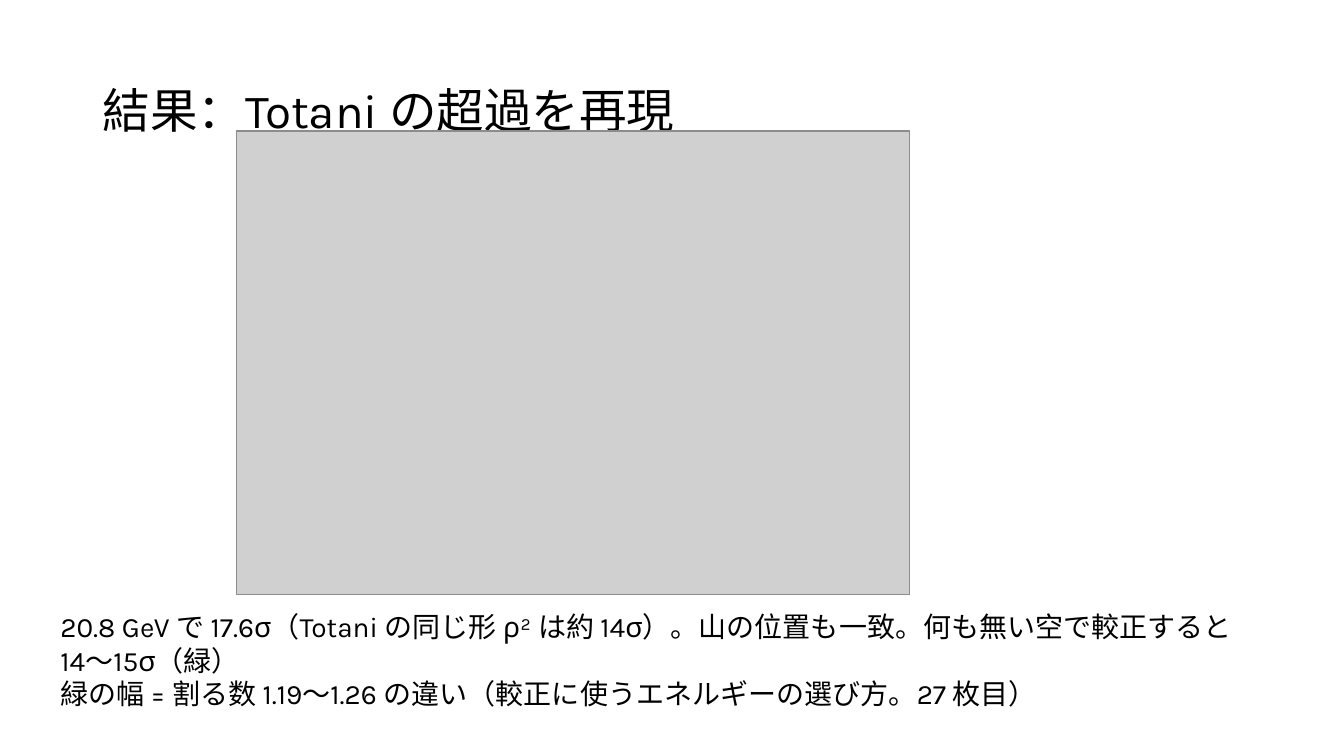
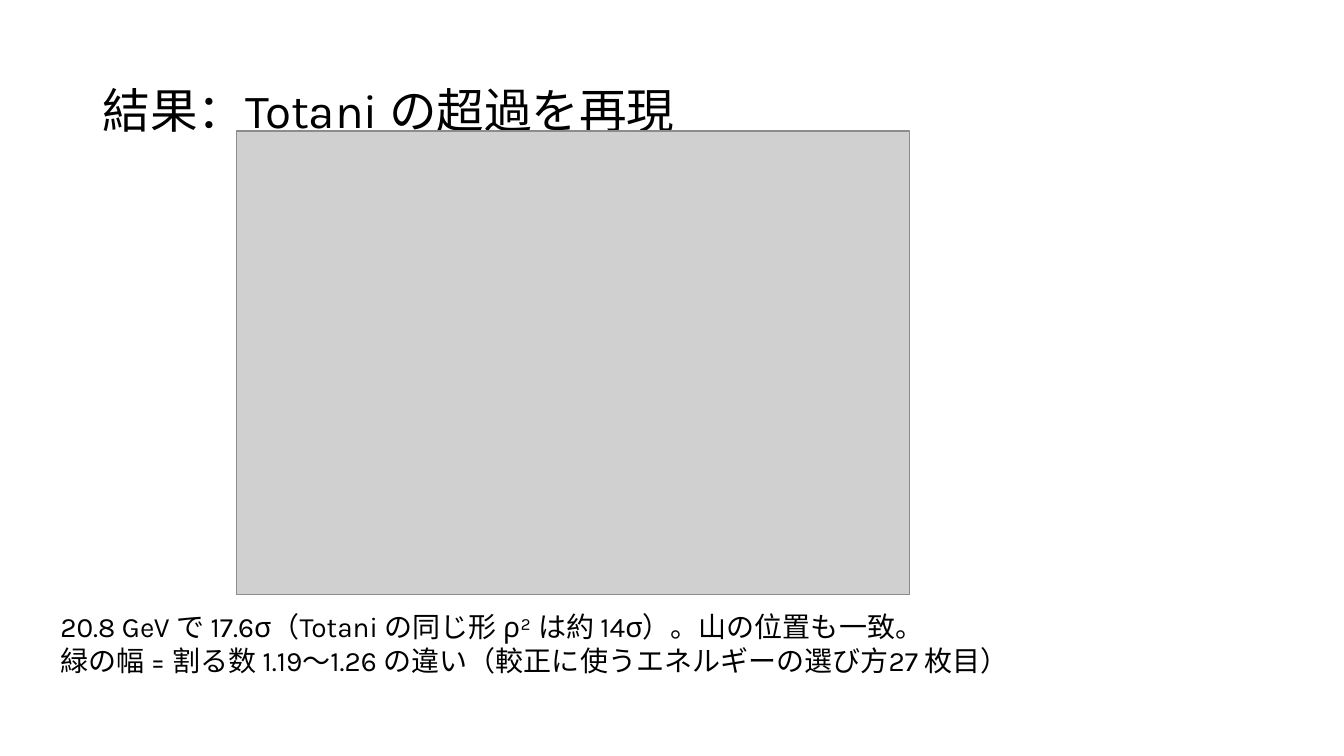
Before and after one commit to Mikann20041029/darkmatter-slides, a slide deck: slide 19 of slides/2026-10-03_研究進捗報告_claude_夕方版.pptx. Drawn at 1344x756 pixels with LibreOffice and Linux fonts; fonts in the diff are those of the drawing; grey boxes stand for pictures. Boxes give left, top, right and bottom in pixels: in the first picture for what was removed or moved away, otherwise in the second. Text is boxed around its words. In the diff, an @@ line names an element or a change of style, - is before the commit and + after.

Commit message:
slides: 本人の編集版を更新 (10-05 13:15)

```diff
--- a/slides/2026-10-03_研究進捗報告_claude_夕方版.pptx
+++ b/slides/2026-10-03_研究進捗報告_claude_夕方版.pptx
@@ text at <box>60,613,1009,674</box>: text changed @@
-20.8 GeV で 17.6σ（Totani の同じ形 ρ² は約 14σ）。山の位置も一致。何も無い空で較正すると 14〜15σ（緑）
-緑の幅 = 割る数 1.19〜1.26 の違い（較正に使うエネルギーの選び方。27 枚目）
+20.8 GeV で 17.6σ（Totani の同じ形 ρ² は約 14σ）。山の位置も一致。
+緑の幅 = 割る数 1.19〜1.26 の違い（較正に使うエネルギーの選び方27 枚目）
```
